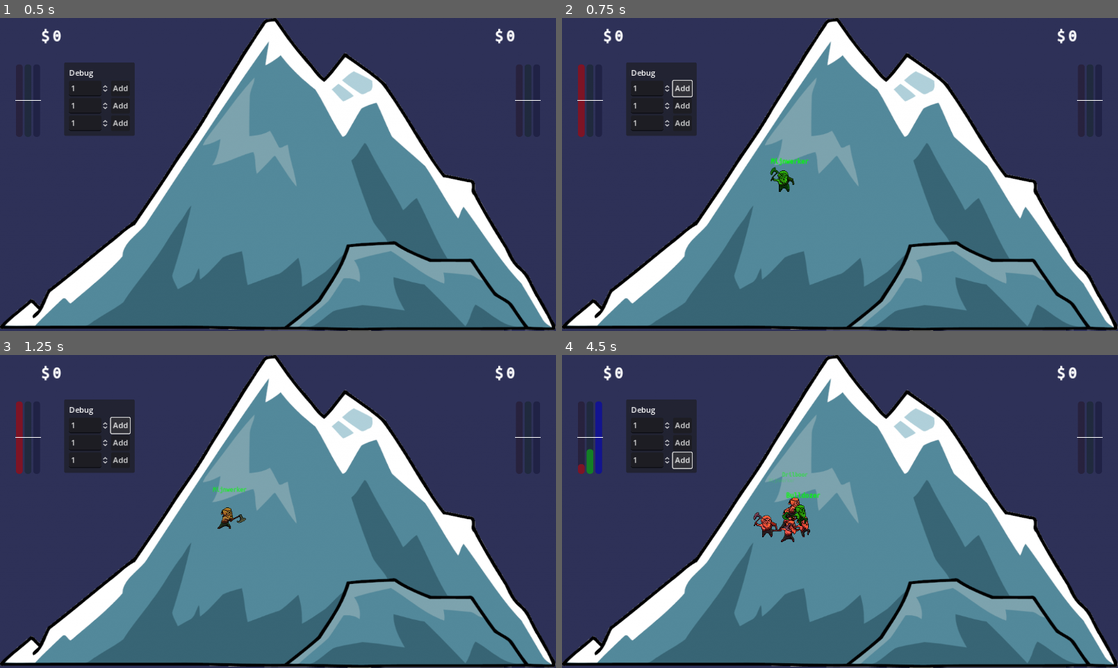
Above: before the commit, frames 1-4 (two rows, left to right).
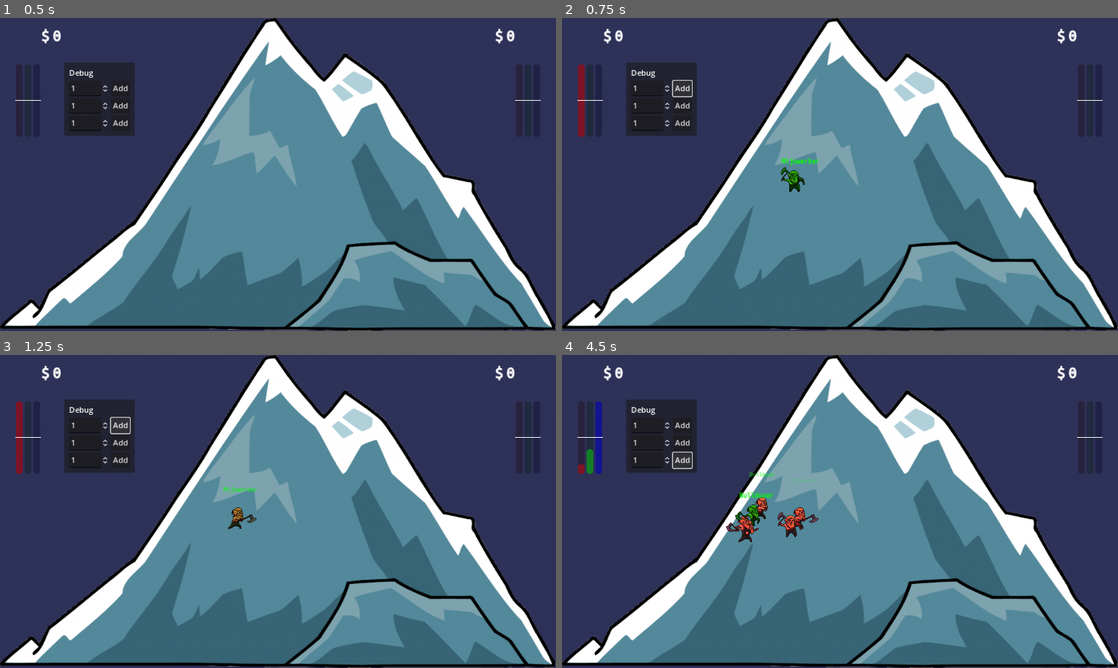
Above: after the commit, the same moments.

Repository: kwint/nfc-card-game
Game: Godot game, scene res://Scenes/Dashboard.tscn
Same seed, same stepped clock (60 frames per second), same inputs: the game is played once before the commit and once after it.
Inputs:
- Up to frame 1 (0.5 s): no input
- Up to frame 2 (0.75 s): click "Add" at 0.5 s
- Up to frame 3 (1.25 s): no input
- Up to frame 4 (4.5 s): click "Add" at 1.25 s; click "Add" at 2 s; click "Add" at 2.75 s; click "Add" at 3.5 s; click "Add" at 4.25 s

Frame 1 is identical in both runs. In frame 2, 0.4% of the frame differs, in the area x 37-47%, y 44-56%; in frame 3, 0.3%; in frame 4, 1.3%, in the area x 29-47%, y 37-60%.
Error in both runs: Invalid type in function 'process_stats' in base 'Node (GameController.gd)'. Cannot convert argument 1 from Nil to Dictionary. (res://Scripts/GameController.gd…

Commit message:
Simplify noise source

Diff:
--- a/dashboard/Scripts/MinerGrid.gd
+++ b/dashboard/Scripts/MinerGrid.gd
@@ -160,7 +160,7 @@
 	# Width factor in rectangle, within range of triangle
 	var width_factor_left = 1.0 - height_factor if !self.flipped else 0.0;
 	var width_factor_right = 1.0 if !self.flipped else height_factor;
-	var width_factor = self.noise.get_noise_1d(float(base_seed + index) * 38.123);
+	var width_factor = self.noise.get_noise_1d(base_seed + index);
 	width_factor = scale_float(width_factor, -1.0, 1.0, width_factor_left, width_factor_right);
 
 	# Scale width and height factor to the reference rectangle
